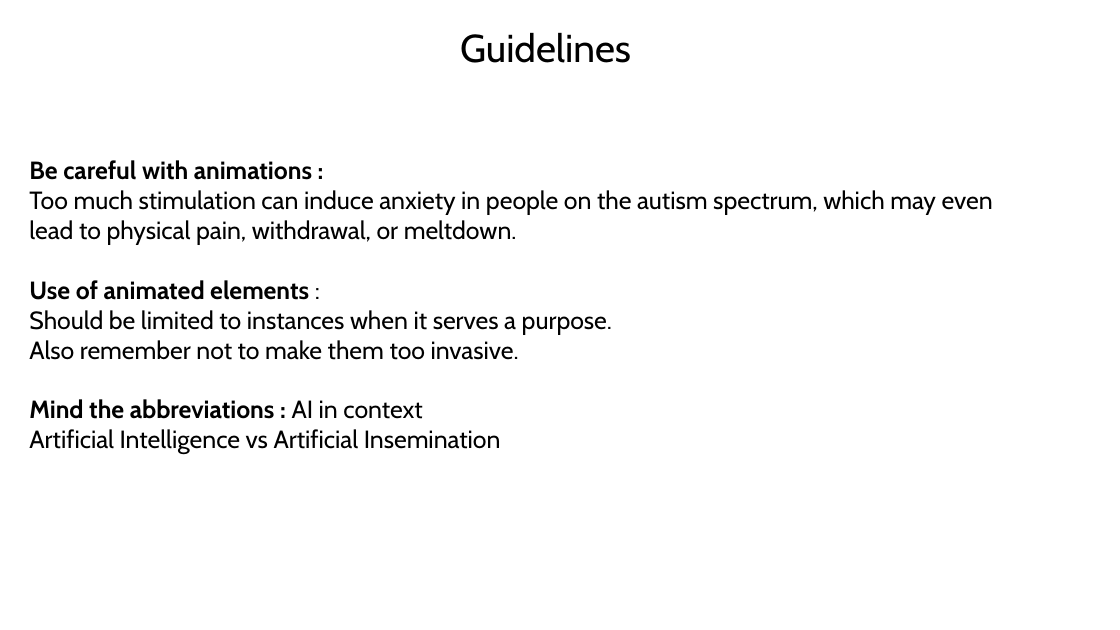
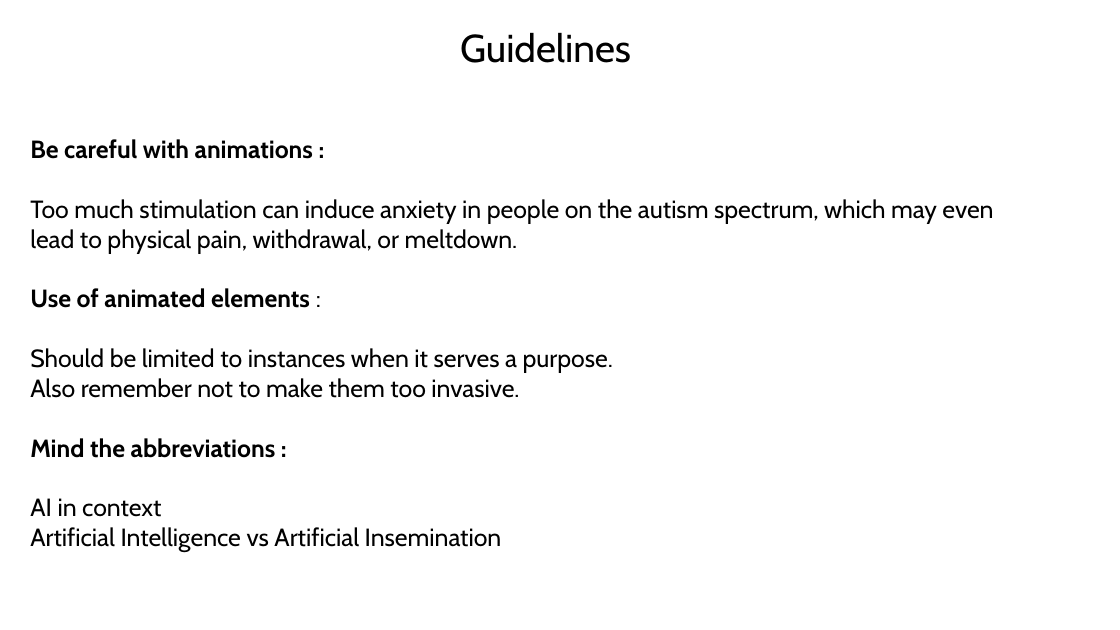
Before and after one commit to vaishnavitv/Assets-and-Publications, a slide deck: slide 32 of Speaking-Engagements/2024/Accessiblity/ND-Product-Design.pptx (slide 31 before the commit). Drawn at 1120x630 pixels with LibreOffice and Linux fonts; fonts in the diff are those of the drawing. Boxes give left, top, right and bottom in pixels: in the first picture for what was removed or moved away, otherwise in the second. Text is boxed around its words. In the diff, an @@ line names an element or a change of style, - is before the commit and + after.

```diff
--- a/Speaking-Engagements/2024/Accessiblity/ND-Product-Design.pptx
+++ b/Speaking-Engagements/2024/Accessiblity/ND-Product-Design.pptx
@@ text "Be careful with animations :": place and size @@
-text "Be careful with animations :" at (29,160,993,454)
+text "Be careful with animations :" at (30,139,993,552)
@@ text at (30,438,502,552): text changed @@
-Mind the abbreviations : AI in context
-Artificial Intelligence vs Artificial Insemination
+Mind the abbreviations :
+AI in context
+Artificial Intelligence vs Artificial Insemination
```
Also in this commit, not shown: 11 other slides changed, 2 slides added, 1 other file.
